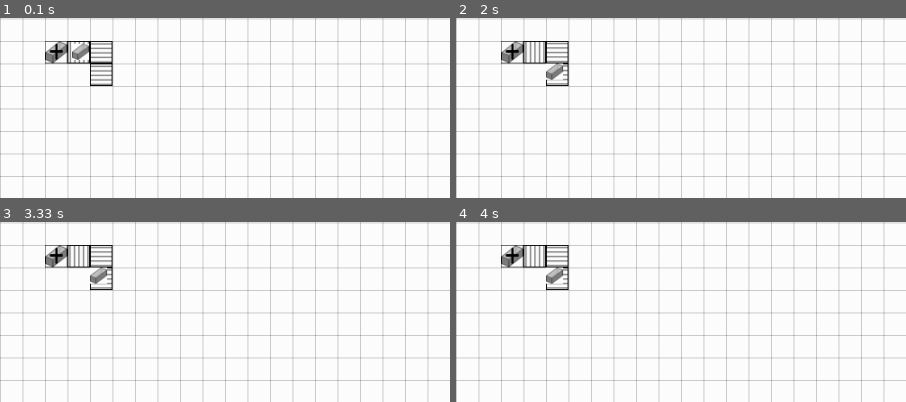
Above: before the commit, frames 1-4 (two rows, left to right).
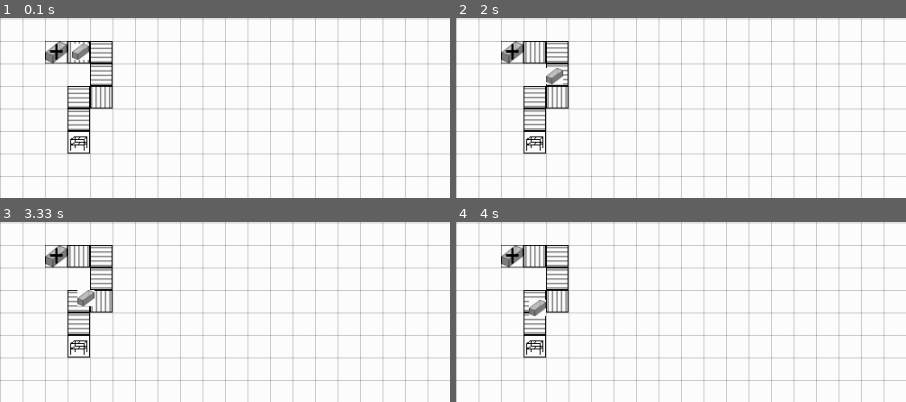
Above: after the commit, the same moments.

Repository: TobiasScheuer/PyGame-Simulations-other
Game: pygame game, started from FactorySim.py
The game is run twice, just before and just after one commit, with the same random seed, the same clock (stepped at 60 frames per second) and the same inputs.
Inputs:
- Up to frame 1 (0.1 s): no input
- Up to frame 2 (2 s): no input
- Up to frame 3 (3.33 s): no input
- Up to frame 4 (4 s): no input
The pictures show only the part of the screen within x 0-50%, y 6-56%; the shares and areas given below are measured in that part.

The runs differ from the first frame. In frame 1, 1.5% of the frame differs, in the area x 14-26%, y 37-76%; in frame 2, 2.1%, in the area x 14-26%, y 25-76%; in frame 3, 2.0%; in frame 4, 2.0%.

Commit message:
feat: added storage, moved get_interfaces to a new superordinate Resource class, added random ID generation

Diff:
--- a/FactorySim.py
+++ b/FactorySim.py
@@ -1,5 +1,6 @@
 import pygame
 import pygame.gfxdraw
+import random
 
 """
 Goal of this Simulation:
@@ -26,7 +27,7 @@
 ++V0.1.1 define interfaces and orientation check
 ++V0.2 add empty box
 ++V0.3 add animations to machines, movement to products
-V0.4 expand setup -> more machines, more conveyors, more boxes, more products, actual production
++V0.4 expand setup -> more machines, more conveyors, more boxes, more products, actual production
 V0.5a switch to player based layout
 V1.2 decorate HUD
 
@@ -40,6 +41,14 @@
 PRODUCTS = list()
 IDS = dict()
 
+def generate_ID():
+	ID = str(random.randint(1,9999))
+	while ID in IDS.keys:
+		ID = str(random.randint(1,9999))
+	while len(ID) < 4:
+		ID = "0" + ID
+	return ID
+
 class PlacementError(Exception):
 	def __init__(self, machinetype):
 		machine = str(machinetype)
@@ -47,7 +56,7 @@
 		machine = machine.split('\'')[0]
 		print("Can't place " + machine + " here, there is something in the way!")
 
-class Machine:
+class Resources:
 	"""
 	doc
 	"""
@@ -56,60 +65,6 @@
 		self.ID = ID
 		self.input_rect = list()		# a list of 25x3 rect
 		self.output_rect = list()		# a list of 25x3 rect
-
-	def update(self):
-		pass
-
-class BoxAdder(Machine):
-	"""
-	doc
-	"""
-	def __init__(self, coordinates, orientation, ID):
-		super().__init__(coordinates, ID)
-		self.size = (25,25)
-		self.rect = pygame.Rect(coordinates, self.size)
-		tempimage = pygame.image.load("res/factory/boxAdder.png").convert()
-		self.image = pygame.transform.smoothscale(tempimage, self.size)
-		self.orientation = orientation
-		if orientation == "horizontal":
-			output_right = pygame.Rect((coordinates[0]+24, coordinates[1]), (3,25))
-			self.output_rect.append(output_right)
-			output_left = pygame.Rect((coordinates[0]-1, coordinates[1]), (3,25))
-			self.output_rect.append(output_left)
-		elif orientation == "vertical":
-			output_up = pygame.Rect((coordinates[0], coordinates[1]-1), (25,3))
-			self.output_rect.append(output_up)
-			output_down = pygame.Rect((coordinates[0], coordinates[1]+24), (25,3))
-			self.output_rect.append(output_down)
-
-	def update(self):
-		pass
-
-
-class Logistics:
-	"""
-	doc
-	"""
-	def __init__(self, coordinates, ID):
-		self.coordinates = coordinates
-		self.ID = ID
-		self.input_rect = list()	# max 3 inputs, 25x3 rects
-		self.output_rect = list()	# max 3 outputs, 25x3 rects
-
-	def update(self):
-		pass
-
-class Conveyor(Logistics):
-	"""
-	doc
-	"""
-	def __init__(self, coordinates, ID):
-		super().__init__(coordinates, ID)
-		self.direction = None	# stores direction of transportation, "up", "down", "left", "right"
-		#self.check_orientation()
-
-	def update(self):
-		pass
 
 	def get_interfaces(self):
 		"""
@@ -132,6 +87,77 @@
 						if logistic.output_rect[outputlist_indexes[j]] not in self.input_rect:
 							self.input_rect.append(logistic.output_rect[outputlist_indexes[j]])
 
+class Machine(Resources):
+	"""
+	doc
+	"""
+	def __init__(self, coordinates, ID):
+		super().__init__(coordinates, ID)
+		pass
+
+class BoxAdder(Machine):
+	"""
+	doc
+	"""
+	def __init__(self, coordinates, orientation, ID):
+		super().__init__(coordinates, ID)
+		self.size = (25,25)
+		self.rect = pygame.Rect(coordinates, self.size)
+		tempimage = pygame.image.load("res/factory/boxAdder.png").convert()
+		self.image = pygame.transform.smoothscale(tempimage, self.size)
+		self.orientation = orientation
+		if orientation == "horizontal":
+			output_right = pygame.Rect((coordinates[0]+24, coordinates[1]), (3,25))
+			self.output_rect.append(output_right)
+			output_left = pygame.Rect((coordinates[0]-1, coordinates[1]), (3,25))
+			self.output_rect.append(output_left)
+		elif orientation == "vertical":
+			output_up = pygame.Rect((coordinates[0], coordinates[1]-1), (25,3))
+			self.output_rect.append(output_up)
+			output_down = pygame.Rect((coordinates[0], coordinates[1]+24), (25,3))
+			self.output_rect.append(output_down)
+
+	def update(self):
+		ID = generate_ID
+		newBox = Box(self.output_rect[0], ID)
+		PRODUCTS.append(newBox)
+		IDS[ID] = type(newBox)
+
+class StorageUnit(Machine):
+	"""
+	doc
+	"""
+	def __init__(self, coordinates, ID):
+		super().__init__(coordinates, ID)
+		self.size = (25,25)
+		self.rect = pygame.Rect(coordinates, self.size)
+		tempimage = pygame.image.load("res/factory/storage.png").convert()
+		self.image = pygame.transform.smoothscale(tempimage, self.size)
+		self.get_interfaces()
+
+	def update(self):
+		pass
+
+class Logistics(Resources):
+	"""
+	doc
+	"""
+	def __init__(self, coordinates, ID):
+		super().__init__(coordinates, ID)
+		pass
+
+class Conveyor(Logistics):
+	"""
+	doc
+	"""
+	def __init__(self, coordinates, ID):
+		super().__init__(coordinates, ID)
+		self.direction = None	# stores direction of transportation, "up", "down", "left", "right"
+		#self.check_orientation()
+
+	def update(self):
+		pass
+
 	def check_orientation(self):
 		if self.direction == None:
 			if len(self.input_rect) == 0:
@@ -143,6 +169,9 @@
 				for i,logistic in enumerate(LOGISTICS):
 					if logistic.coordinates in possible_neighbours:
 						hits.append(logistic.coordinates)
+				for i, machine in enumerate(MACHINES):
+					if machine.coordinates in possible_neighbours:
+						hits.append(machine.coordinates)
 				if len(hits) > 2:
 					raise PlacementError
 				elif len(hits) <= 0:
@@ -263,38 +292,36 @@
 	def update(self):
 		pass
 
-class StorageUnit(Logistics):
-	"""
-	doc
-	"""
-	def __init__(self):
-		pass
-
-	def update(self):
-		pass
-
 class Product:
 	"""
 	doc
 	"""
 	def __init__(self, coordinates, ID):
 		self.ID = ID
-
-	def update(self):
-		transporter_index = self.rect.collidelist(LOGISTICS)
-		if transporter_index >= 0:
-			transporter = LOGISTICS[transporter_index]
-			if transporter.direction == "up":
-				self.rect = self.rect.move(0,-1)
-			elif transporter.direction == "down":
-				self.rect = self.rect.move(0,1)
-			elif transporter.direction == "left":
-				self.rect = self.rect.move(-1,0)
-			elif transporter.direction == "right":
-				self.rect = self.rect.move(1,0)
-			else:
-				print(transporter)
-				print("error")	# TODO: add actual Error
+		self.busy = False
+
+	def update(self):
+		if self.busy == False:
+			transporter_index = self.rect.collidelist(LOGISTICS)
+			if transporter_index >= 0:
+				transporter = LOGISTICS[transporter_index]
+				if transporter.direction == "up":
+					self.rect = self.rect.move(0,-1)
+				elif transporter.direction == "down":
+					self.rect = self.rect.move(0,1)
+				elif transporter.direction == "left":
+					self.rect = self.rect.move(-1,0)
+				elif transporter.direction == "right":
+					self.rect = self.rect.move(1,0)
+				else:
+					print(transporter)
+					print("error")	# TODO: add actual Error
+			machine_index = self.rect.collidelist(MACHINES)
+			if machine_index >= 0:
+				machine = MACHINES[machine_index]
+				if isinstance(machine, StorageUnit):
+					self.rect = ((machine.coordinates[0]+3, machine.coordinates[1]+3), self.size)
+					self.busy = True
 
 class Box(Product):
 	"""
@@ -331,46 +358,50 @@
 	box_adder1 = BoxAdder((50,50), "horizontal", "0000")
 	MACHINES.append(box_adder1)
 	IDS["0000"] = type(box_adder1)
-
-	roller1 = RollerConveyor((75,50), "0001")
+	storage1 = StorageUnit((75,150), "1000")
+	MACHINES.append(storage1)
+	IDS["1000"] = type(storage1)
+
+	roller1 = RollerConveyor((75,50), "0010")
 	LOGISTICS.append(roller1)
-	IDS["0001"] = type(roller1)
-	roller2 = RollerConveyor((100,50), "0002")
+	IDS["0010"] = type(roller1)
+	roller2 = RollerConveyor((100,50), "0020")
 	LOGISTICS.append(roller2)
-	IDS["0002"] = type(roller2)
-	roller3 = RollerConveyor((100,75), "0003")
+	IDS["0020"] = type(roller2)
+	roller3 = RollerConveyor((100,75), "0030")
 	LOGISTICS.append(roller3)
-	IDS["0003"] = type(roller3)
-	box1 = Box((75,50), "0004")
-	for i,entity in enumerate(LOGISTICS):
-		print(entity.input_rect)
-		print(entity.output_rect)
-		entity.get_interfaces()
-		entity.check_orientation()
-		print(entity.input_rect)
-		print(entity.output_rect)
-	for i,entity in enumerate(LOGISTICS):
-		print(entity.input_rect)
-		print(entity.output_rect)
-		entity.get_interfaces()
-		entity.check_orientation()
-		print(entity.input_rect)
-		print(entity.output_rect)
-	for i,entity in enumerate(LOGISTICS):
-		print(entity.direction)
+	IDS["0030"] = type(roller3)
+	roller4 = RollerConveyor((100,100), "0040")
+	LOGISTICS.append(roller4)
+	IDS["0040"] = type(roller4)
+	roller5 = RollerConveyor((75,100), "0050")
+	LOGISTICS.append(roller5)
+	IDS["0050"] = type(roller5)
+	roller6 = RollerConveyor((75,125), "0060")
+	LOGISTICS.append(roller6)
+	IDS["0060"] = type(roller6)
+
+	box1 = Box((75,50), "0100")
 	PRODUCTS.append(box1)
-	IDS["0004"] = type(box1)
-	XYTIMER, t = pygame.USEREVENT+1, 4000
-	pygame.time.set_timer(XYTIMER, t)
+	IDS["0100"] = type(box1)
+	BOXTIMER, t = pygame.USEREVENT+1, 4000
+	pygame.time.set_timer(BOXTIMER, t)
 	caption = 'FactorySim'
 	pygame.display.set_caption(caption)
 	counter = 0
+	for j in range(0,len(LOGISTICS)+1):
+		for i,entity in enumerate(LOGISTICS):
+			entity.get_interfaces()
+			entity.check_orientation()
+	for i, machine in enumerate(MACHINES):
+			machine.get_interfaces()
 	while 1:
 		screen.fill(BACKGROUND)
 		create_grid(screen)
 		for event in pygame.event.get():
-			if event.type == XYTIMER:
-				pass
+			if event.type == BOXTIMER:
+				for i,machine in enumerate(MACHINES):
+					machine.update()
 		for i,machine in enumerate(MACHINES):
 				screen.blit(machine.image, machine.rect)
 		if counter == 0:
--- a/test.py
+++ b/test.py
@@ -1,15 +1,10 @@
 import random
 
 def main():
-	newlist = [0,1,2,3,4,5,6,7,8]
-	print(newlist)
-	for i,entry in enumerate(newlist):
-		print(i)
-		if i == 3:
-			newlist.pop(3)
-		if i == 5:
-			newlist.pop(5-1)
-		print(newlist)
+	teststring = "1234"
+	print(len(teststring))
+	newstring = "0"+teststring
+	print(newstring)
 
 
 
Binary file added: res/factory/storage.png
